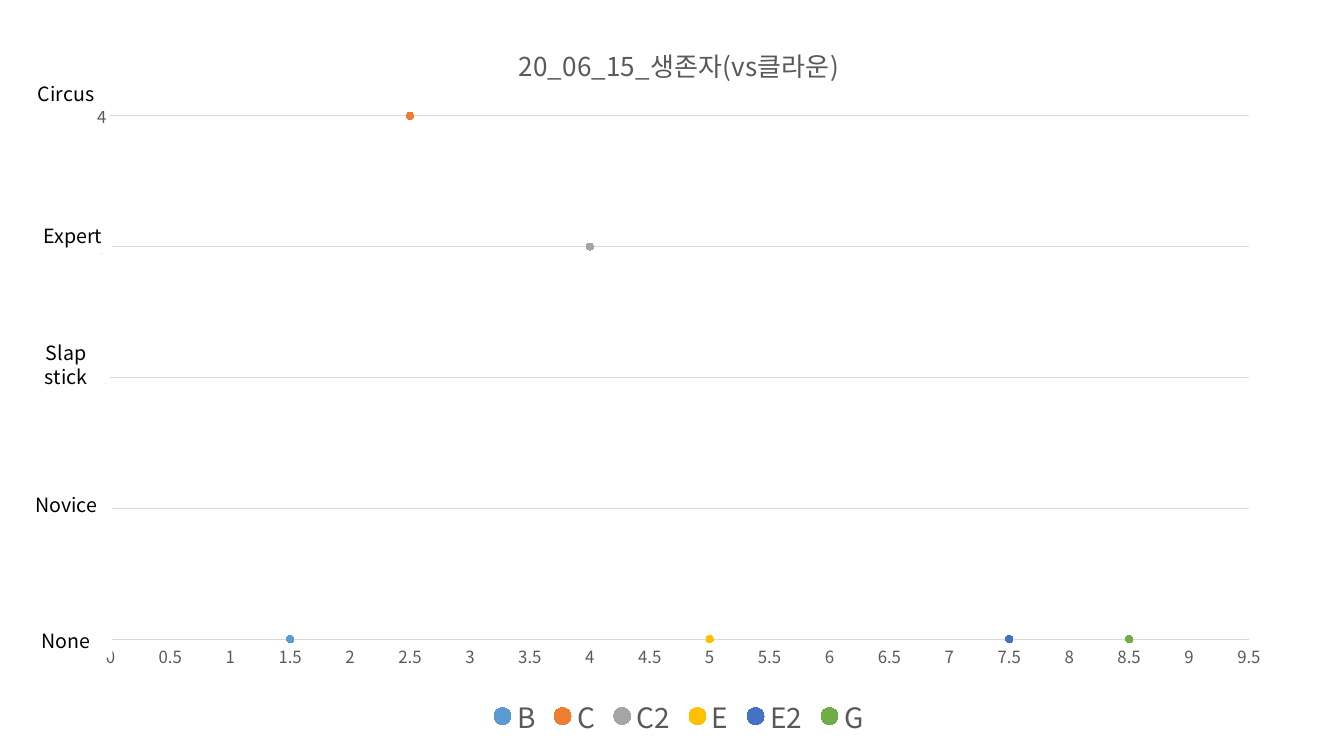
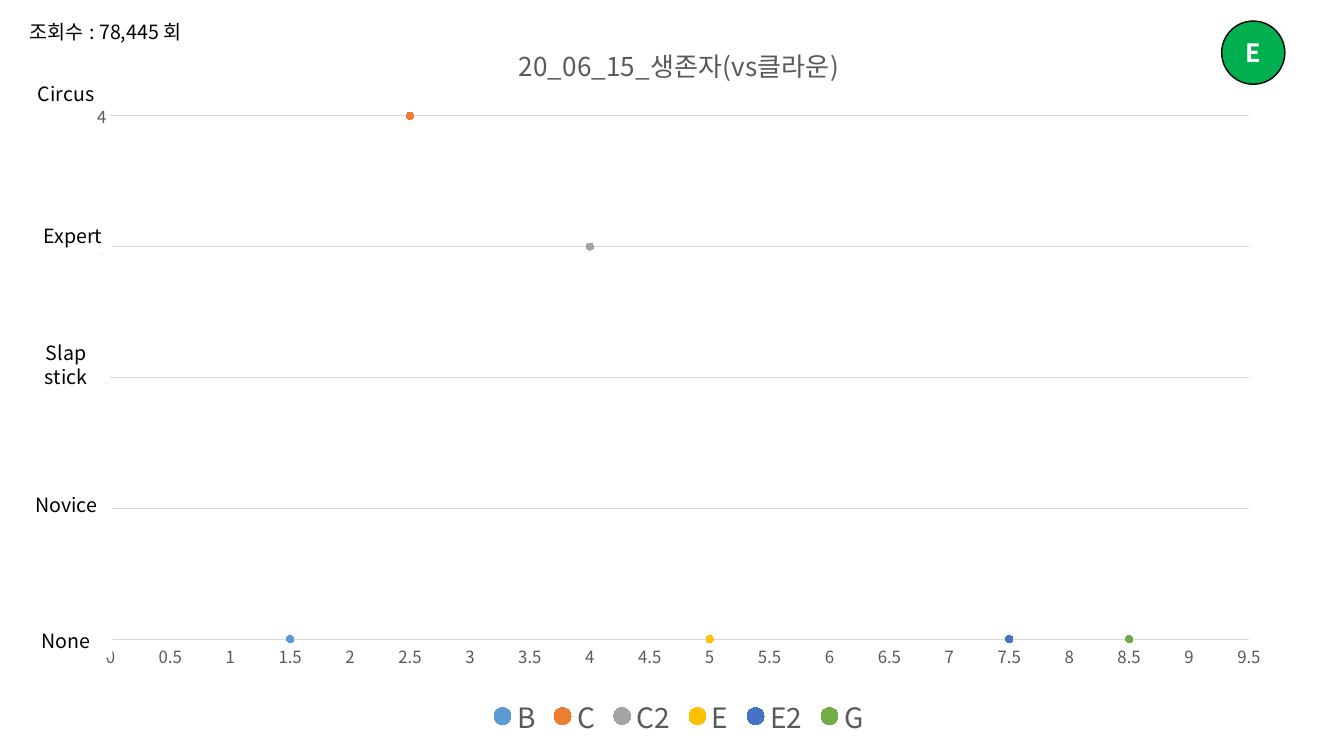
Before and after one commit to Bumizi/Thesis, a slide deck: slide 4 of DBD 분석/맵 분석/3. 콜드윈드 농장(★)/3. 썩은 들판(★)/영상분석자료/탄착군 분석/탄착군_종합분석.pptx. Drawn at 1344x756 pixels with LibreOffice and Linux fonts; fonts in the diff are those of the drawing. Boxes give left, top, right and bottom in pixels: in the first picture for what was removed or moved away, otherwise in the second. Text is boxed around its words. In the diff, an @@ line names an element or a change of style, - is before the commit and + after.

```diff
--- a/DBD 분석/맵 분석/3. 콜드윈드 농장(★)/3. 썩은 들판(★)/영상분석자료/탄착군 분석/탄착군_종합분석.pptx
+++ b/DBD 분석/맵 분석/3. 콜드윈드 농장(★)/3. 썩은 들판(★)/영상분석자료/탄착군 분석/탄착군_종합분석.pptx
@@ text added at [30,22,182,43], 14 pt, text #000000 @@
+조회수 : 78,445 회
@@ ellipse added at [1222,21,1286,85], fill #00B050, outline #000000 1 pt, 18 pt, text #FFFFFF, bold @@
+E
```
Also in this commit, not shown: 10 other slides changed, 3 other files.
